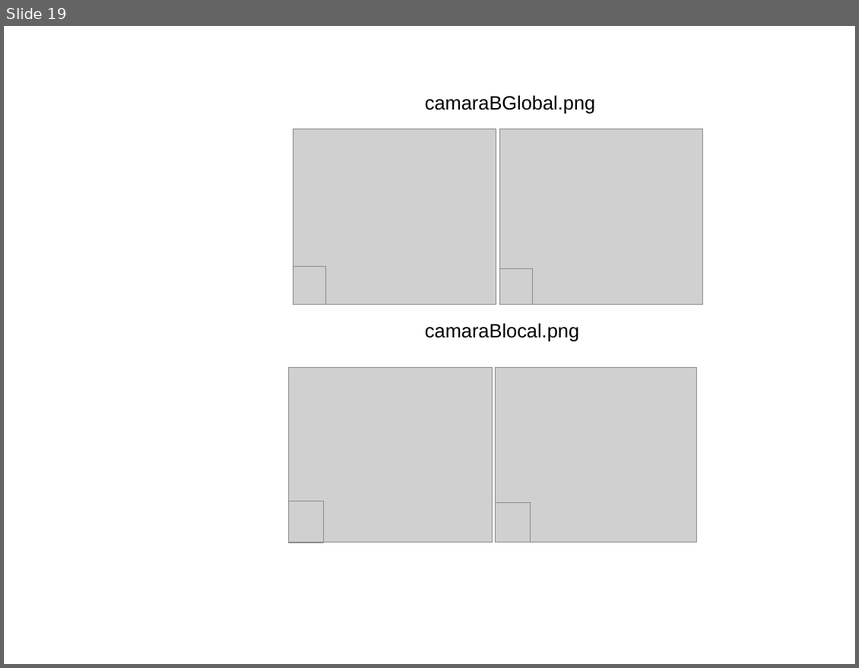
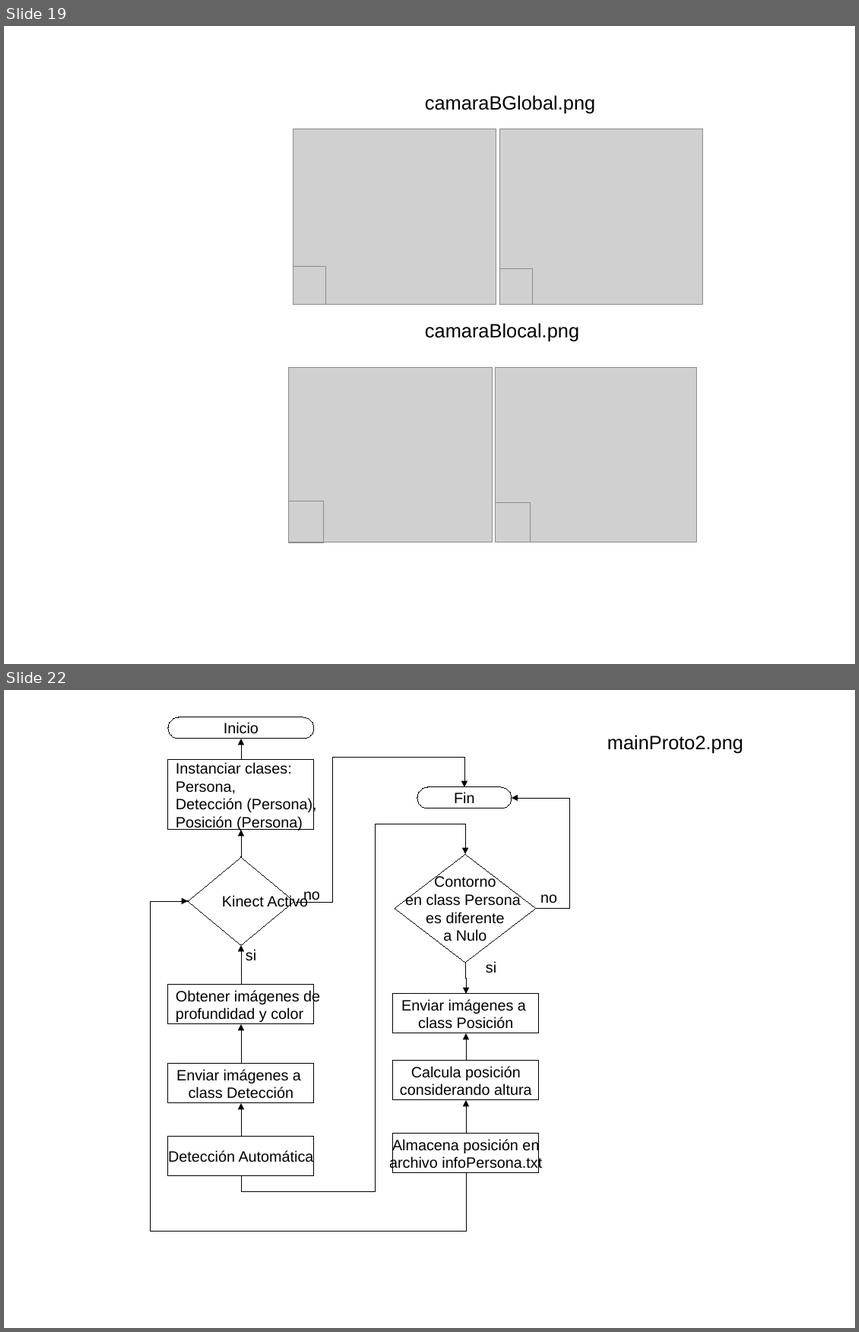
Before and after one commit to yadyguitar/Tesis, a slide deck: documentación/tesis/Diagramas.odp. Shown one above the other, each under a label of ours: slide 19 before the commit, slides 19 and 22 after it; the slides between them are not shown. The pictures are 859x668 and 859x1332 pixels, drawn with LibreOffice and Linux fonts; fonts in the diff are those of the drawing; grey boxes stand for pictures. Boxes give left, top, right and bottom in pixels: in the first picture for what was removed or moved away, otherwise in the second. Text is boxed around its words. In the diff, an @@ line names an element or a change of style, - is before the commit and + after.

```diff
--- a/documentación/tesis/Diagramas.odp
+++ b/documentación/tesis/Diagramas.odp
@@ slide 22 added at [4,690,855,1328], background #FFFFFF @@
@@ rounded rectangle added at [168,717,315,739], fill #FFFFFF, outline #000000 0 pt, 14 pt, text #000000 @@
+Inicio
@@ text added at [607,735,743,753], 18 pt, text #000000 @@
+mainProto2.png
@@ elbow arrow added from (241, 760) to (241, 739), #000000 0 pt @@
@@ elbow arrow added from (296, 902) to (465, 787), #000000 0 pt @@
@@ rectangle added at [168,760,315,831], fill #FFFFFF, outline #000000 0 pt, 14 pt, text #000000 @@
+Instanciar clases:
+Persona,
+Detección (Persona),
+Posición (Persona)
@@ rounded rectangle added at [417,787,512,809], fill #FFFFFF, outline #000000 0 pt, 14 pt, text #000000 @@
+Fin
@@ elbow arrow added from (536, 909) to (512, 798), #000000 0 pt @@
@@ elbow arrow added from (241, 1176) to (466, 854), #000000 0 pt @@
@@ elbow arrow added from (241, 858) to (241, 830), #000000 0 pt @@
@@ diamond added at [188,858,294,945], fill #FFFFFF, outline #000000 0 pt, 14 pt, text #000000 @@
+Kinect Activo
@@ diamond added at [395,854,536,963], fill #FFFFFF, outline #000000 0 pt, 14 pt, text #000000 @@
+Contorno
+en class Persona
+es diferente
+a Nulo
@@ text added at [303,891,320,904], 14 pt, text #000000 @@
+no
@@ text added at [541,894,557,904], 14 pt, text #000000 @@
+no
@@ elbow arrow added from (466, 1173) to (188, 901), #000000 0 pt @@
@@ elbow arrow added from (241, 985) to (241, 945), #000000 0 pt @@
@@ text added at [246,949,256,961], 14 pt, text #000000 @@
+si
@@ elbow arrow added from (465, 963) to (466, 994), #000000 0 pt @@
@@ text added at [486,961,496,973], 14 pt, text #000000 @@
+si
@@ rectangle added at [168,985,315,1024], fill #FFFFFF, outline #000000 0 pt, 14 pt, text #000000 @@
+Obtener imágenes de
+profundidad y color
@@ rectangle added at [393,994,539,1034], fill #FFFFFF, outline #000000 0 pt, 14 pt, text #000000 @@
+Enviar imágenes a
+class Posición
@@ elbow arrow added from (241, 1064) to (241, 1024), #000000 0 pt @@
@@ elbow arrow added from (466, 1061) to (466, 1034), #000000 0 pt @@
@@ rectangle added at [168,1064,315,1103], fill #FFFFFF, outline #000000 0 pt, 14 pt, text #000000 @@
+Enviar imágenes a
+class Detección
@@ rectangle added at [393,1061,539,1100], fill #FFFFFF, outline #000000 0 pt, 14 pt, text #000000 @@
+Calcula posición
+considerando altura
@@ elbow arrow added from (241, 1137) to (241, 1103), #000000 0 pt @@
@@ elbow arrow added from (466, 1134) to (466, 1100), #000000 0 pt @@
@@ rectangle added at [168,1137,315,1176], fill #FFFFFF, outline #000000 0 pt, 14 pt, text #000000 @@
+Detección Automática
@@ rectangle added at [393,1134,539,1173], fill #FFFFFF, outline #000000 0 pt, 14 pt, text #000000 @@
+Almacena posición en
+archivo infoPersona.txt
```
Also in this commit, not shown: 1 slide changed, 1 other slide added, 5 other files.
